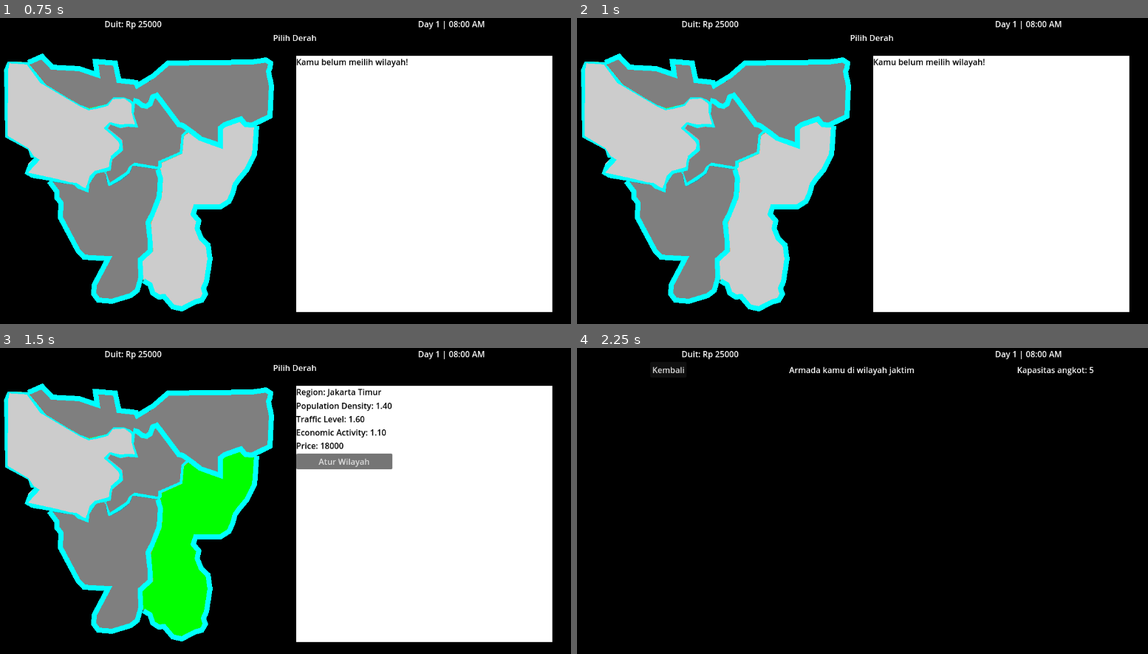
Above: before the commit, frames 1-4 (two rows, left to right).
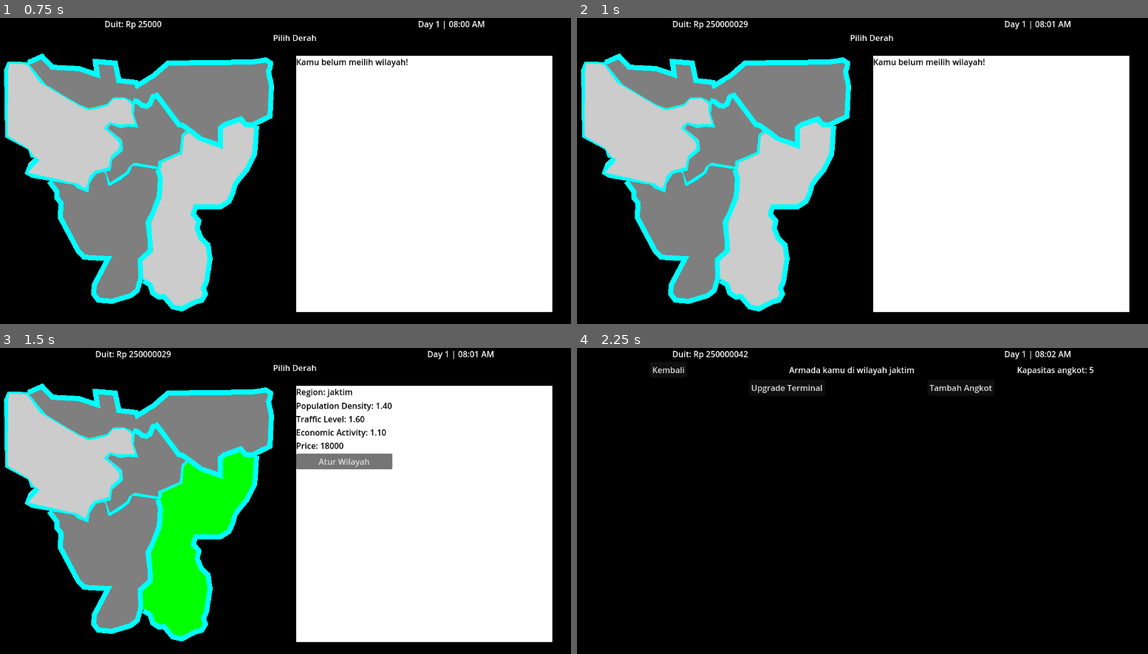
Above: after the commit, the same moments.

Repository: murifq/individual-game-jam
Game: Godot game, scene res://scenes/MainUI/SelectMap.tscn
Same seed, same stepped clock (60 frames per second), same inputs: the game is played once before the commit and once after it.
Inputs (mouse positions are in pixels of both pictures, inside the frame that each line leads up to):
- Up to frame 1 (0.75 s): tap Enter at 0.5 s; move the mouse to (0, 54) at 0.52 s; click (0, 54) at 0.67 s
- Up to frame 2 (1 s): no input
- Up to frame 3 (1.5 s): tap Space at 1.25 s; move the mouse to (199, 504) at 1.27 s; click (199, 504) at 1.42 s
- Up to frame 4 (2.25 s): click "Atur Wilayah" at 2 s

Frame 1 is identical in both runs. In frame 2, 0.4% of the frame differs, in the area x 16-87%, y 0-4%; in frame 3, 0.5%; in frame 4, 0.7%, in the area x 16-87%, y 0-15%.

Commit message:
add driver mechanism

Diff:
--- a/scenes/MainUI/DriverList.tscn
+++ b/scenes/MainUI/DriverList.tscn
@@ -28,17 +28,40 @@
 [node name="InformationBar" parent="VBoxContainer/HBoxContainer" instance=ExtResource("2_information_bar")]
 layout_mode = 2
 
-[node name="LabelTitle" type="Label" parent="VBoxContainer"]
+[node name="HBoxContainer2" type="HBoxContainer" parent="VBoxContainer"]
+layout_mode = 2
+theme_override_constants/separation = 200
+alignment = 1
+
+[node name="BackButton" type="Button" parent="VBoxContainer/HBoxContainer2"]
+layout_mode = 2
+text = "Kembali"
+
+[node name="LabelTitle" type="Label" parent="VBoxContainer/HBoxContainer2"]
 layout_mode = 2
 text = "Available Drivers"
 horizontal_alignment = 1
+
+[node name="LabelNumberDrivers" type="Label" parent="VBoxContainer/HBoxContainer2"]
+layout_mode = 2
+text = "Available Drivers"
+horizontal_alignment = 1
+
+[node name="HBoxContainer3" type="HBoxContainer" parent="VBoxContainer"]
+layout_mode = 2
+theme_override_constants/separation = 200
+alignment = 1
+
+[node name="AddDrivers" type="Button" parent="VBoxContainer/HBoxContainer3"]
+layout_mode = 2
+text = "Tambah Supir"
 
 [node name="MarginContainer" type="MarginContainer" parent="."]
 layout_mode = 1
 anchors_preset = 15
 anchor_right = 1.0
 anchor_bottom = 1.0
-offset_top = 62.0
+offset_top = 98.0
 grow_horizontal = 2
 grow_vertical = 2
 theme_override_constants/margin_top = 30
@@ -66,4 +89,8 @@
 
 [node name="AssignButton" type="Button" parent="MarginContainer/ScrollContainer/DriverListContainer/DriverItem"]
 layout_mode = 2
-text = "Assign"
+text = "Pilih"
+
+[node name="FireButton" type="Button" parent="MarginContainer/ScrollContainer/DriverListContainer/DriverItem"]
+layout_mode = 2
+text = "Pecat"
--- a/scenes/MainUI/MainUI.tscn
+++ b/scenes/MainUI/MainUI.tscn
@@ -21,7 +21,7 @@
 anchors_preset = 15
 anchor_right = 1.0
 anchor_bottom = 1.0
-offset_bottom = -590.0
+offset_bottom = -555.0
 grow_horizontal = 2
 grow_vertical = 2
 
@@ -56,7 +56,20 @@
 
 [node name="LabelCapacity" type="Label" parent="VBoxContainer/HBoxContainer2"]
 layout_mode = 2
-text = "Armada Kamu di "
+text = "Kapasitas"
+
+[node name="HBoxContainer3" type="HBoxContainer" parent="VBoxContainer"]
+layout_mode = 2
+theme_override_constants/separation = 200
+alignment = 1
+
+[node name="UpgradeTerminalButton" type="Button" parent="VBoxContainer/HBoxContainer3"]
+layout_mode = 2
+text = "Upgrade Terminal"
+
+[node name="AddAngkotButton" type="Button" parent="VBoxContainer/HBoxContainer3"]
+layout_mode = 2
+text = "Tambah Angkot"
 
 [node name="MarginContainer" type="MarginContainer" parent="."]
 layout_mode = 1
@@ -126,13 +139,6 @@
 size_flags_vertical = 3
 text = "Upgrade"
 
-[node name="AngkotItem2" type="HBoxContainer" parent="MarginContainer/ScrollContainer/AngkotList"]
-layout_mode = 2
-
-[node name="AddAngkotButton" type="Button" parent="MarginContainer/ScrollContainer/AngkotList/AngkotItem2"]
-layout_mode = 2
-text = "Tambah Angkot"
-
 [node name="TimeManager" type="Node" parent="." groups=["time_display"]]
 script = ExtResource("4_bkq7u")
 
--- a/scenes/components/InformationBar.tscn
+++ b/scenes/components/InformationBar.tscn
@@ -23,7 +23,6 @@
 script = ExtResource("2_jcqvt")
 
 [node name="Timer" type="Timer" parent="TimeManager"]
-wait_time = 6.126
 autostart = true
 
 [connection signal="timeout" from="TimeManager/Timer" to="TimeManager" method="_on_timer_timeout"]
--- a/scripts/MainUI/driver_list.gd
+++ b/scripts/MainUI/driver_list.gd
@@ -2,6 +2,9 @@
 
 @onready var driver_list_container = $MarginContainer/ScrollContainer/DriverListContainer
 @onready var driver_item_template = $MarginContainer/ScrollContainer/DriverListContainer/DriverItem
+
+@onready var back_button = $VBoxContainer/HBoxContainer2/BackButton
+@onready var add_drivers_button = $VBoxContainer/HBoxContainer3/AddDrivers
 
 func _ready():
 	# Hide the template node
@@ -10,12 +13,16 @@
 	# Populate the driver list
 	populate_driver_list()
 
+	# Connect buttons
+	back_button.pressed.connect(self._on_back_button_pressed)
+	add_drivers_button.pressed.connect(self._on_add_drivers_button_pressed)
+
 func populate_driver_list():
 	# Clear existing items except the template
 	for child in driver_list_container.get_children():
 		if child != driver_item_template:
 			child.queue_free()
-
+	driver_item_template.visible = false
 	# Add a "Detach Driver" option if the selected Angkot has a driver
 	if Global.selected_angkot and Global.selected_angkot.driver:
 		var detach_item = driver_item_template.duplicate()
@@ -40,6 +47,7 @@
 		var DriverName = driver_item.get_node("DriverName")
 		var DriverStats = driver_item.get_node("DriverStats")
 		var AssignButton = driver_item.get_node("AssignButton")
+		var FireButton = driver_item.get_node("FireButton")
 
 		# Set driver details
 		DriverName.text = driver.name
@@ -51,6 +59,9 @@
 
 		# Connect the Assign button
 		AssignButton.connect("pressed", self._on_assign_button_pressed.bind(driver))
+
+		# Connect the Fire button
+		FireButton.connect("pressed", self._on_fire_button_pressed.bind(driver))
 
 		# Add the driver item to the list
 		driver_list_container.add_child(driver_item)
@@ -87,3 +98,33 @@
 
 		# Return to the MainUI scene
 		get_tree().change_scene_to_file("res://scenes/MainUI/MainUI.tscn")
+
+func _on_fire_button_pressed(driver: Driver):
+# Check if the driver is assigned to an Angkot
+	for angkot in Global.angkots:
+		if angkot.driver == driver:
+	# Detach the driver from the Angkot
+			angkot.driver = null
+			print("Driver %s has been detached from Angkot %s" % [driver.name, angkot.name])
+			break
+
+	# Remove the driver from Global.drivers
+	if driver in Global.drivers:
+		Global.drivers.erase(driver)
+	print("Driver %s has been fired!" % driver.name)
+
+	# Update the driver list UI
+	populate_driver_list()
+
+func _on_add_drivers_button_pressed():
+	# Generate a new random driver
+	var new_driver = Driver.generate_random_driver()
+	Global.drivers.append(new_driver)  # Add the new driver to the global drivers list
+	print("New driver added: %s" % new_driver.name)
+
+	# Update the driver list UI
+	populate_driver_list()
+
+func _on_back_button_pressed():
+	# Change back to the MainUI scene
+	get_tree().change_scene_to_file("res://scenes/MainUI/MainUI.tscn")
--- a/scripts/MainUI/main_ui.gd
+++ b/scripts/MainUI/main_ui.gd
@@ -2,9 +2,13 @@
 
 @onready var angkot_list = $MarginContainer/ScrollContainer/AngkotList
 @onready var angkot_item_template = $MarginContainer/ScrollContainer/AngkotList/AngkotItem
+
 @onready var label_page = $VBoxContainer/HBoxContainer2/LabelPage
 @onready var back_button = $VBoxContainer/HBoxContainer2/BackButton
 @onready var label_capacity = $VBoxContainer/HBoxContainer2/LabelCapacity
+
+@onready var add_angkot_button = $VBoxContainer/HBoxContainer3/AddAngkotButton
+@onready var upgrade_terminal_button = $VBoxContainer/HBoxContainer3/UpgradeTerminalButton
 
 @onready var label_info = $ConfirmationBox/VBoxContainer/CenterContainer/InfoLabel
 @onready var confirm_button = $ConfirmationBox/VBoxContainer/CenterContainer2/HBoxContainer/ConfirmButton
@@ -28,6 +32,9 @@
 
 	# Connect the ConfirmButton
 	confirm_button.pressed.connect(self._on_confirm_upgrade_button_pressed)
+
+	# Connect the AddAngkotButton
+	add_angkot_button.pressed.connect(self._on_add_angkot_button_pressed)
 
 	randomize()
 	update_ui()
@@ -96,6 +103,28 @@
 
 		angkot_list.add_child(angkot_item)
 
+func _on_add_angkot_button_pressed():
+	# Get the terminal for the current region
+	var terminal = Global.terminals.get(Global.selected_region)
+	if not terminal:
+		print("No terminal found for the selected region!")
+		return
+
+	# Check if the terminal has enough capacity
+	var angkots_in_region = Global.angkots.filter(func(angkot): return angkot.current_region.short_name == Global.selected_region)
+	if angkots_in_region.size() >= terminal.capacity:
+		print("Terminal capacity reached! Upgrade the terminal to add more angkots.")
+		return
+
+	# Create a new angkot and assign it to the current region
+	var new_angkot = Global.create_new_angkot()
+	new_angkot.current_region = Global.regions[Global.selected_region]
+	Global.angkots.append(new_angkot)
+	print("New angkot added to %s!" % Global.selected_region)
+
+	# Update the UI
+	update_ui()
+
 func _on_angkot_button_pressed(angkot: Angkot):
 	# Store the selected Angkot in Global
 	Global.selected_angkot = angkot
@@ -142,11 +171,14 @@
 func _on_upgrade_button_pressed(angkot: Angkot):
 	# Get the upgraded angkot stats using upgrade_info
 	confirmation_box.visible = true
+	if angkot.upgrade_level == 5:
+		label_info.text = "Level angkot sudah maksimal"
+		return
 	Global.selected_angkot = angkot
 	var upgraded_angkot = angkot.upgrade_info()
 	var upgrade_price = 0
-	if upgraded_angkot.upgrade_level - 1 < upgraded_angkot.UPGRADE_DATA.size():
-		upgrade_price = upgraded_angkot.UPGRADE_DATA[upgraded_angkot.upgrade_level - 1]["price"]
+	if angkot.upgrade_level < angkot.UPGRADE_DATA.size():
+		upgrade_price = angkot.UPGRADE_DATA[angkot.upgrade_level]["price"]
 	label_info.text = "Upgrade Info:\nLv.%d | Speed: %d | Cap: %d | Income: Rp %d\nUpgrade Price: Rp %d" % [
 		upgraded_angkot.upgrade_level,
 		upgraded_angkot.speed,
@@ -161,8 +193,6 @@
 	if Global.selected_angkot:
 		var upgrade_result = Global.selected_angkot.upgrade()
 		print(upgrade_result)
-		print(Global.money)
-		print("Berhasil terupgrade")
 	confirmation_box.visible = false
 	update_ui()  # Refresh the UI to reflect the upgraded stats
 
--- a/scripts/MainUI/select_map.gd
+++ b/scripts/MainUI/select_map.gd
@@ -37,7 +37,7 @@
 func _update_region_info(region_name: String) -> void:
 	var region = Global.regions.get(region_name)
 	if region:
-		region_label.text = "Region: " + region.name
+		region_label.text = "Region: " + region.short_name
 		stats_label.text = "Population Density: %.2f\nTraffic Level: %.2f\nEconomic Activity: %.2f\nPrice: %d" % [
 			region.population_density,
 			region.traffic_level,
@@ -67,9 +67,9 @@
 				Global.money -= region.price
 				region.is_locked = false
 				_update_region_info(clicked_region)
-				print("%s has been unlocked!" % region.name)
+				print("%s has been unlocked!" % region.short_name)
 			else:
-				print("Not enough money to unlock %s!" % region.name)
+				print("Not enough money to unlock %s!" % region.short_name)
 		else:
 			# Handle managing the region
 			Global.selected_region = clicked_region
--- a/scripts/OOP/Driver.gd
+++ b/scripts/OOP/Driver.gd
@@ -6,6 +6,31 @@
 var skill: float  # Skill level (affects income positively, range: 0.8 to 1.2)
 var maintenance_effect: float  # Maintenance effect (affects condition negatively, range: 0.8 to 1.2)
 var is_assigned: bool = false  # Tracks if the driver is assigned to an Angkot
+
+# List of possible driver names
+const INDONESIAN_NAMES = [
+	"Budi", "Joko", "Agus", "Rudi", "Andi", "Sugi", "Dedi", "Slamet", "Eko", "Teguh",
+	"Adi", "Yudi", "Fajar", "Ilham", "Rian", "Bayu", "Rizky", "Dian", "Arif", "Wahyu",
+	"Hendra", "Imam", "Rizal", "Yusuf", "Febri", "Bagus", "Reza", "Iqbal", "Taufik", "Putra",
+	"Dimas", "Alif", "Gilang", "Adit", "Farhan", "Robby", "Fikri", "Nur", "Nanda", "Yoga",
+	"Vino", "Kevin", "Dhani", "Rama", "Zaki", "Galih", "Raka", "Rian", "Fauzi", "Rahmat",
+	"Satria", "Andre", "Wawan", "Irfan", "Oka", "Bima", "Johan", "Farel", "Ivan", "Tomy",
+	"Ridho", "Ari", "Rino", "Hasan", "Gerry", "Robby", "Syahrul", "Ikhsan", "Niko", "Asep",
+	"Lutfi", "Rayhan", "Jamal", "Rio", "Donny", "Harun", "Reihan", "Zul", "Haris", "Rendy",
+	"Amir", "Salman", "Toni", "Hadi", "Maulana", "Bambang", "Dany", "Fadhil", "Rifan", "Fikri",
+	"Siska", "Dewi", "Sari", "Ayu", "Rina", "Intan", "Putri", "Wulan", "Rani", "Citra",
+	"Lia", "Desi", "Nina", "Melati", "Indah", "Anisa", "Dina", "Fitri", "Nia", "Yuni",
+	"Tika", "Maya", "Dwi", "Rosa", "Lina", "Mega", "Tiara", "Vina", "Aulia", "Fani",
+	"Aisyah", "Sekar", "Rahma", "Nadya", "Hana", "Nurul", "Dela", "Nadia", "Astri", "Ika",
+	"Ainun", "Fitria", "Kartika", "Dina", "Mira", "Vivi", "Dea", "Elisa", "Anggi", "Laras",
+	"Sinta", "Erni", "Yeni", "Suci", "Silvi", "Lesti", "Rika", "Yuliana", "Murni", "Sania",
+	"Gita", "Vera", "Bella", "Monica", "Almira", "Cindy", "Feby", "Kirana", "Shinta", "Tasya",
+	"Meisya", "Zahra", "Farah", "Syifa", "Nabila", "Sheila", "Andien", "Alika", "Carissa", "Tasya",
+	"Amel", "Aveline", "Gracia", "Marsha", "Felicia", "Nayla", "Clarissa", "Hilda", "Inez", "Raisa",
+	"Velia", "Dania", "Jasmine", "Nasywa", "Kayla", "Maura", "Nadira", "Tania", "Adinda", "Yasmin",
+	"Elvina", "Ziva", "Nurin", "Tasya", "Putra", "Putri", "Indra", "Lukman", "Setiawan", "Prasetyo",
+	"Saputra", "Santoso", "Susanto", "Suryadi", "Gunawan", "Wijaya", "Kusuma", "Nuraini", "Utami", "Yuliani"
+]
 
 func calculate_effect_on_income(base_income: int) -> int:
 	# Adjust income based on driver's skill
@@ -22,3 +47,13 @@
 	self.maintenance_effect = maintenance_effect
 	self.is_assigned = false
 	return self
+
+# Function to generate a driver with randomized fields
+static func generate_random_driver() -> Driver:
+	var new_driver = Driver.new()
+	new_driver.name = INDONESIAN_NAMES[randi() % INDONESIAN_NAMES.size()]  # Random name from the list
+	new_driver.fee = randi_range(3, 10)  # Random fee between 3000 and 10000 rupiah
+	new_driver.skill = randf_range(0.8, 1.2)  # Random skill between 0.8 and 1.2
+	new_driver.maintenance_effect = randf_range(0.8, 1.2)  # Random maintenance effect between 0.8 and 1.2
+	new_driver.is_assigned = false
+	return new_driver
--- a/scripts/global/Global.gd
+++ b/scripts/global/Global.gd
@@ -50,7 +50,7 @@
 	return new_terminal
 
 func reset_game():
-	money = 25000
+	money = 250000000
 	angkots.clear()
 	drivers.clear()
 	regions.clear()
@@ -145,7 +145,7 @@
 	a2.driver = driver2
 
 	angkots.append(a1)
-	angkots.append(a2)
+	#angkots.append(a2)
 
 	# Assign angkots to Jakarta Barat
 	a1.current_region = regions["jakbar"]
